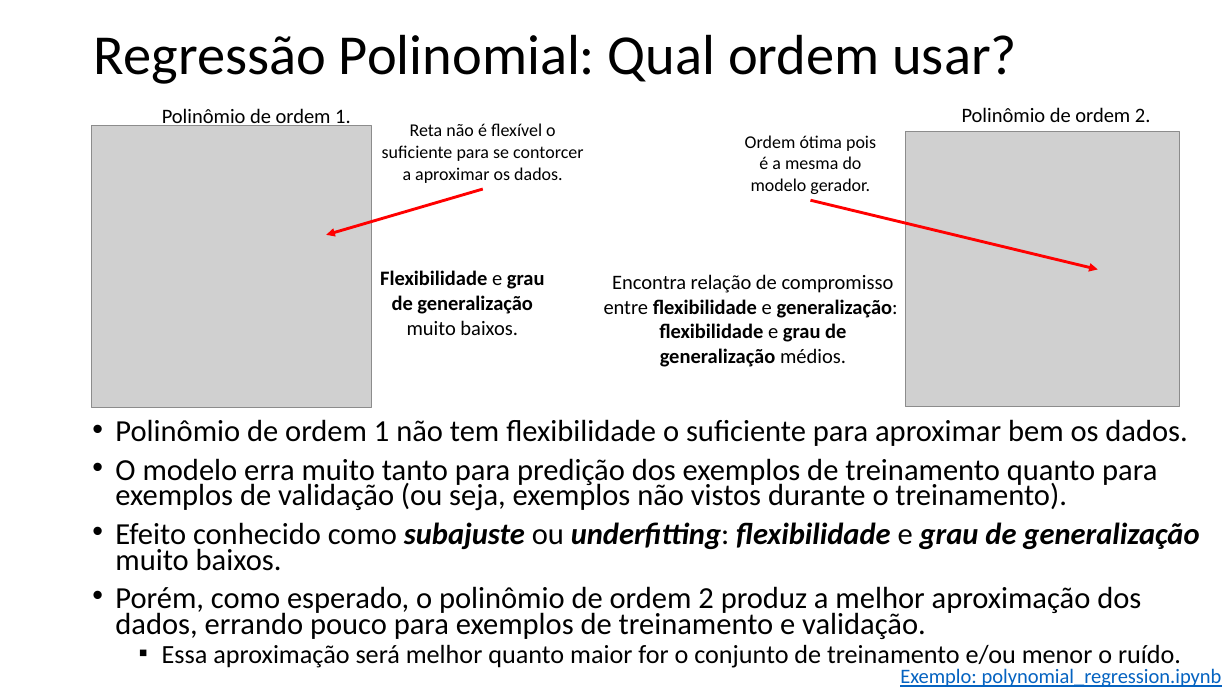
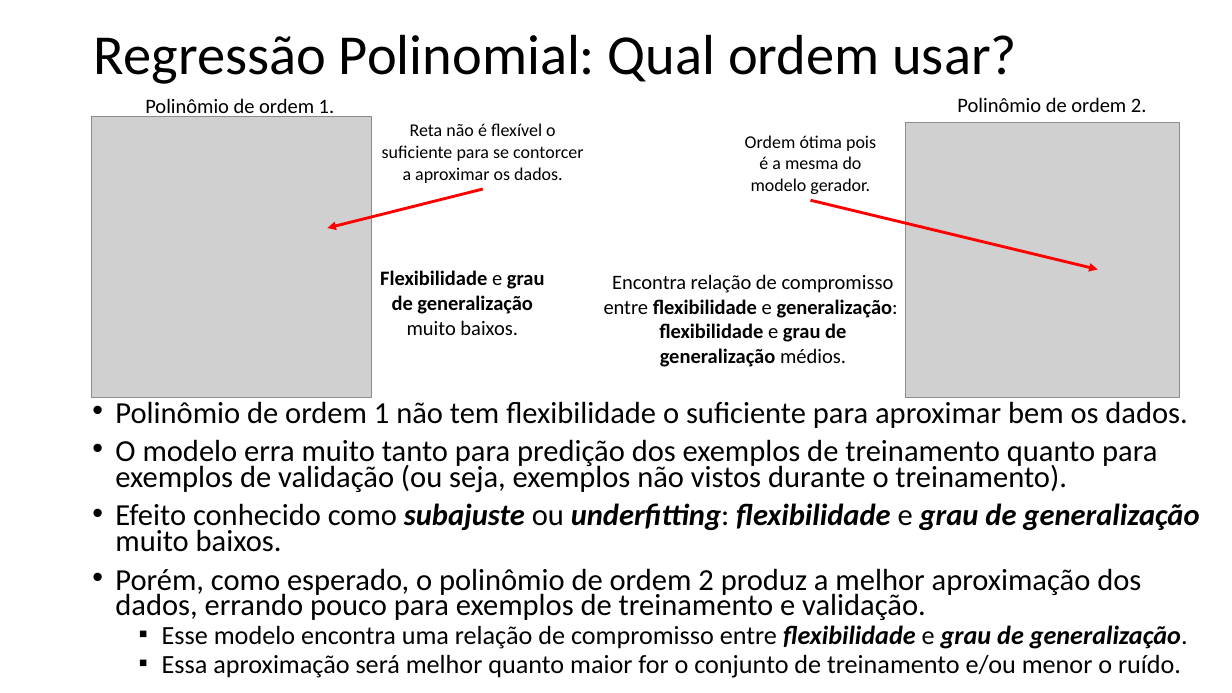
Before and after one commit to zz4fap/t319_aprendizado_de_maquina, a slide deck: slide 9 of slides/T319_Regressão_Linear (Parte IV).pptx. Drawn at 1232x693 pixels with LibreOffice and Linux fonts; fonts in the diff are those of the drawing; grey boxes stand for pictures. Boxes give left, top, right and bottom in pixels: in the first picture for what was removed or moved away, otherwise in the second. Text is boxed around its words. In the diff, an @@ line names an element or a change of style, - is before the commit and + after.

```diff
--- a/slides/T319_Regressão_Linear (Parte IV).pptx
+++ b/slides/T319_Regressão_Linear (Parte IV).pptx
@@ text "Polinômio de ordem 1." moved from (x1=162, y1=108, x2=351, y2=129) to (x1=145, y1=98, x2=335, y2=119) @@
@@ text "Polinômio de ordem 2." moved from (x1=962, y1=107, x2=1151, y2=122) to (x1=957, y1=97, x2=1147, y2=112) @@
@@ picture moved from (x1=91, y1=126, x2=372, y2=408) to (x1=91, y1=116, x2=372, y2=398) @@
@@ picture moved from (x1=906, y1=132, x2=1180, y2=408) to (x1=906, y1=122, x2=1180, y2=397) @@
@@ arrow moved from (483, 189) - (326, 235) to (483, 189) - (327, 228) @@
@@ text "Polinômio de ordem 1 não ..." moved from (x1=115, y1=419, x2=1199, y2=670) to (x1=115, y1=397, x2=1199, y2=678) @@
@@ text at (x1=162, y1=625, x2=1188, y2=649): paragraph added @@
+  ▪ Esse modelo encontra uma relação de compromisso entre flexibilidade e grau de generalização.
@@ text removed at (x1=900, y1=668, x2=1222, y2=687) @@
-Exemplo: polynomial_regression.ipynb
```
Also in this commit, not shown: 4 other slides changed, 11 other files.
